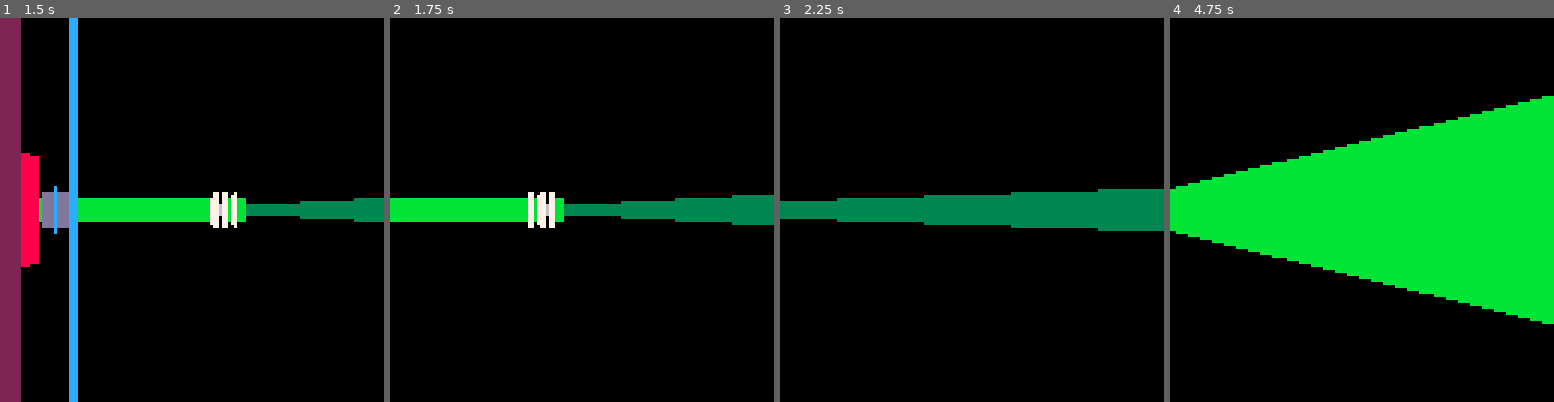
Above: before the commit, frames 1-4 (left to right).
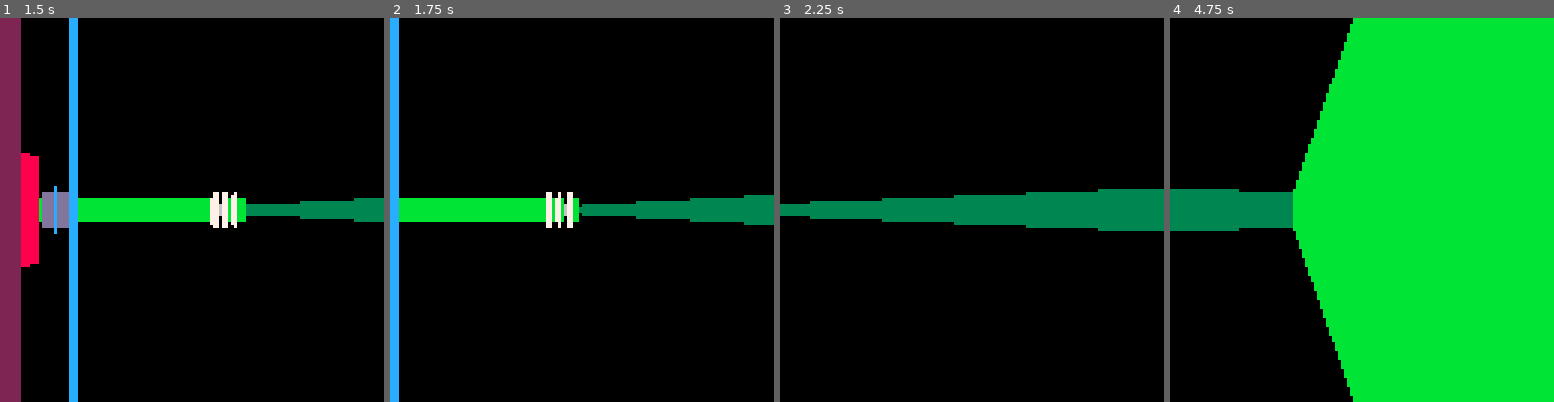
Above: after the commit, the same moments.

Repository: schoblaska/pico-8
Game: PICO-8 cartridge src/raycaster.p8
The game is run twice, just before and just after one commit, with the same random seed, the same clock (stepped at 60 frames per second) and the same inputs.
Inputs:
- Up to frame 1 (1.5 s): tap O (Z key) at 0.7 s
- Up to frame 2 (1.75 s): hold Right from 1.6 s (still down); tap O (Z key) at 1.7 s
- Up to frame 3 (2.25 s): release Right at 2.1 s; tap O (Z key) at 2.1 s; hold Up from 2.15 s (still down)
- Up to frame 4 (4.75 s): release Up at 2.42 s; hold Right 2.47-3.03 s; tap O (Z key) every 0.4 s from 2.5 to 4.5 s; hold Left 3.08-3.58 s; hold Down 3.63-3.97 s; hold Right 4.02-4.68 s; hold Up from 4.73 s (still down)

Frame 1 is identical in both runs. In frame 2, 3.4% of the frame differs, in the area x 0-93%, y 0-100%; in frame 3, 0.5%; in frame 4, 38%, in the area x 0-100%, y 0-100%.

Commit message:
add strafing

Diff:
--- a/src/raycaster.p8
+++ b/src/raycaster.p8
@@ -45,7 +45,7 @@
   oldPlane = plane
 
   -- rotate left
-  if btn(0) then
+  if btn(0) and not btn(4) then
     dir = { x = oldDir.x * cos(-rotSpeed) - oldDir.y * sin(-rotSpeed),
             y = oldDir.x * sin(-rotSpeed) + oldDir.y * cos(-rotSpeed) }
     plane = { x = oldPlane.x * cos(-rotSpeed) - oldPlane.y * sin(-rotSpeed),
@@ -53,7 +53,7 @@
   end
 
   -- rotate right
-  if btn(1) then
+  if btn(1) and not btn(4) then
     dir = { x = oldDir.x * cos(rotSpeed) - oldDir.y * sin(rotSpeed),
             y = oldDir.x * sin(rotSpeed) + oldDir.y * cos(rotSpeed) }
     plane = { x = oldPlane.x * cos(rotSpeed) - oldPlane.y * sin(rotSpeed),
@@ -70,6 +70,24 @@
   if btn(3) then
     if world[flr(pos.x - dir.x * moveSpeed)][flr(pos.y)] == 0 then pos.x -= dir.x * moveSpeed end
     if world[flr(pos.x)][flr(pos.y - dir.y * moveSpeed)] == 0 then pos.y -= dir.y * moveSpeed end
+  end
+
+  -- strafe left
+  if btn(0) and btn(4) then
+    moveDir = { x = dir.x * cos(0.25) - dir.y * sin(0.25),
+                y = dir.x * sin(0.25) + dir.y * cos(0.25) }
+
+    if world[flr(pos.x - moveDir.x * moveSpeed)][flr(pos.y)] == 0 then pos.x -= moveDir.x * moveSpeed end
+    if world[flr(pos.x)][flr(pos.y - moveDir.y * moveSpeed)] == 0 then pos.y -= moveDir.y * moveSpeed end
+  end
+
+  -- strafe right
+  if btn(1) and btn(4) then
+    moveDir = { x = dir.x * cos(0.25) - dir.y * sin(0.25),
+                y = dir.x * sin(0.25) + dir.y * cos(0.25) }
+
+    if world[flr(pos.x + moveDir.x * moveSpeed)][flr(pos.y)] == 0 then pos.x += moveDir.x * moveSpeed end
+    if world[flr(pos.x)][flr(pos.y + moveDir.y * moveSpeed)] == 0 then pos.y += moveDir.y * moveSpeed end
   end
 end
 
